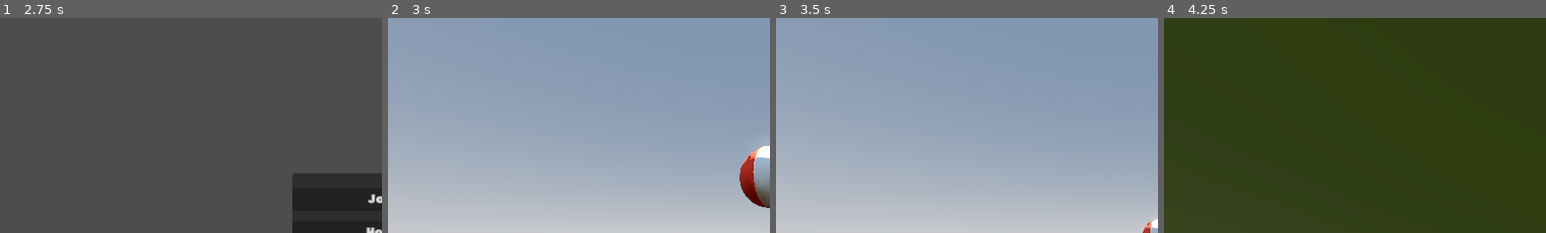
Above: before the commit, frames 1-4 (left to right).
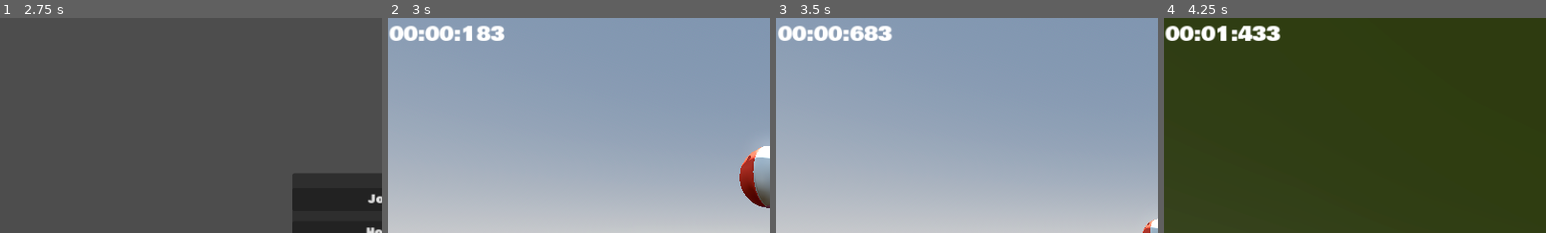
Above: after the commit, the same moments.

Repository: BenStoner/super-not-vr-ball
Game: Godot game, scene res://main.tscn
The game is run twice, just before and just after one commit, with the same random seed, the same clock (stepped at 60 frames per second) and the same inputs.
Inputs (mouse positions are % of the whole screen's width and height, from its top left):
- Up to frame 1 (2.75 s): click "Play" at 0.5 s; tap Enter (ui_accept) at 1.25, 2 s; move the mouse to (72, 45) at 1.27 s; hold D (move_right) 1.28-2.03 s; tap Space (jump) at 1.35, 1.52, 1.82, 2.1, 2.27, 2.57 s; move the mouse to (30, 55) at 2.02 s; hold Shift (brake) from 2.03 s (still down)
- Up to frame 2 (3 s): release Shift (brake) at 2.75 s; click "Host" at 2.75 s
- Up to frame 3 (3.5 s): no input
- Up to frame 4 (4.25 s): move the mouse to (52, 48) at 3.52 s; hold W (move_forward) from 3.53 s (still down); tap Space (jump) at 3.6 s
The pictures show only the part of the screen within x 0-50%, y 0-50%; the shares and areas given below are measured in that part.

Frame 1 is identical in both runs. In frame 2, 1.5% of the frame differs, in the area x 0-31%, y 3-11%; in frame 3, 1.6%; in frame 4, 1.6%.
Error in both runs: Assertion failed: UPNP Discover Failed! Error 24 (res://main.gd:73)

Commit message:
added countdown timer and stopwatch

Diff:
--- /dev/null
+++ b/Autoloads/Timer.gd
@@ -0,0 +1,33 @@
+extends Label
+
+var time = 0
+var timer_on = false
+
+
+func _ready() -> void:
+	hide()
+
+
+func _process(delta):
+	if(timer_on):
+		time += delta
+
+	var mils = fmod(time,1)*1000
+	var secs = fmod(time,60)
+	var mins = fmod(time, 60*60) / 60
+
+	var time_passed = "%02d:%02d:%03d" % [mins,secs,mils]
+	text = time_passed# + " : " + var2str(time)
+
+
+func start():
+	show()
+	timer_on = true
+
+
+func stop():
+	timer_on = false
+
+
+func reset():
+	time = 0
--- /dev/null
+++ b/Autoloads/count_down_timer.gd
@@ -0,0 +1,44 @@
+extends Label
+
+
+func _unhandled_input(event: InputEvent) -> void:
+	if Input.is_action_just_pressed("brake"):
+		countdown()
+
+
+func countdown():
+	var tween = create_tween().set_ease(Tween.EASE_IN_OUT).set_trans(Tween.TRANS_QUART)
+	tween.set_parallel(true)
+	tween.tween_property(self, "scale", Vector2(1.2, 1.2), 0.5)
+	tween.tween_property(self, "rotation_degrees", -15, 0.4)
+	await tween.finished
+	var tween2 = create_tween().set_ease(Tween.EASE_IN_OUT).set_trans(Tween.TRANS_QUART)
+	tween2.set_parallel(true)
+	tween2.tween_property(self, "scale", Vector2.ZERO, 0.5)
+	tween2.tween_property(self, "rotation_degrees", 0, 0.4)
+
+	await tween2.finished
+	text = "2"
+	add_theme_color_override("font_color", Color("dfac3d"))
+	var tween3 = create_tween().set_ease(Tween.EASE_IN_OUT).set_trans(Tween.TRANS_QUART)
+	tween3.set_parallel(true)
+	tween3.tween_property(self, "scale", Vector2(1.3, 1.3), 0.5)
+	tween3.tween_property(self, "rotation_degrees", 5, 0.4)
+	await tween3.finished
+	var tween4 = create_tween().set_ease(Tween.EASE_IN_OUT).set_trans(Tween.TRANS_QUART)
+	tween4.set_parallel(true)
+	tween4.tween_property(self, "scale", Vector2.ZERO, 0.5)
+	tween4.tween_property(self, "rotation_degrees", 0, 0.4)
+
+	await tween4.finished
+	text = "1"
+	add_theme_color_override("font_color", Color("f35b75"))
+	var tween5 = create_tween().set_ease(Tween.EASE_IN_OUT).set_trans(Tween.TRANS_QUART)
+	tween5.set_parallel(true)
+	tween5.tween_property(self, "scale", Vector2(1.4, 1.4), 0.5)
+	tween5.tween_property(self, "rotation_degrees", -3, 0.4)
+	await tween5.finished
+	var tween6 = create_tween().set_ease(Tween.EASE_IN_OUT).set_trans(Tween.TRANS_QUART)
+	tween6.set_parallel(true)
+	tween6.tween_property(self, "scale", Vector2.ZERO, 0.5)
+	tween6.tween_property(self, "rotation_degrees", 0, 0.4)
--- /dev/null
+++ b/Autoloads/count_down_timer.tscn
@@ -0,0 +1,26 @@
+[gd_scene load_steps=3 format=3 uid="uid://gujkox1k7a36"]
+
+[ext_resource type="Theme" uid="uid://dewnqb7qh5lbm" path="res://Menus/MainTheme.tres" id="1_6g8u8"]
+[ext_resource type="Script" path="res://Autoloads/count_down_timer.gd" id="2_eek6g"]
+
+[node name="CountDownTimer" type="Label"]
+anchors_preset = 8
+anchor_left = 0.5
+anchor_top = 0.5
+anchor_right = 0.5
+anchor_bottom = 0.5
+offset_left = -20.0
+offset_top = -33.5
+offset_right = 20.0
+offset_bottom = 33.5
+grow_horizontal = 2
+grow_vertical = 2
+scale = Vector2(2.08165e-12, 2.08165e-12)
+pivot_offset = Vector2(19.274, 32.956)
+theme = ExtResource("1_6g8u8")
+theme_override_colors/font_color = Color(0.32549, 0.678431, 0.443137, 1)
+theme_override_font_sizes/font_size = 40
+text = "3"
+horizontal_alignment = 1
+vertical_alignment = 1
+script = ExtResource("2_eek6g")
--- /dev/null
+++ b/Autoloads/timer.tscn
@@ -0,0 +1,13 @@
+[gd_scene load_steps=3 format=3 uid="uid://dv8v8nhoooppa"]
+
+[ext_resource type="Script" path="res://Autoloads/Timer.gd" id="1_fyvuh"]
+[ext_resource type="Theme" uid="uid://dewnqb7qh5lbm" path="res://Menus/MainTheme.tres" id="1_h6ynx"]
+
+[node name="Timer" type="Label"]
+offset_right = 179.0
+offset_bottom = 29.0
+theme = ExtResource("1_h6ynx")
+theme_override_font_sizes/font_size = 30
+text = "393.116666666638"
+horizontal_alignment = 1
+script = ExtResource("1_fyvuh")
--- a/main.gd
+++ b/main.gd
@@ -86,6 +86,7 @@
 func start_game():
 	if multiplayer.is_server():
 		change_level(0)
+		RaceTimer.start()
 
 
 func change_level(to: int):
--- a/main.tscn
+++ b/main.tscn
@@ -19,6 +19,7 @@
 glow_enabled = true
 
 [node name="Main" type="Node3D"]
+process_mode = 3
 script = ExtResource("1_goyri")
 main_menu = ExtResource("2_ml0ej")
 levels = Array[PackedScene]([ExtResource("3_qv7ph"), ExtResource("4_52d82")])
--- a/project.godot
+++ b/project.godot
@@ -14,6 +14,10 @@
 run/main_scene="res://main.tscn"
 config/features=PackedStringArray("4.0", "Mobile")
 config/icon="res://icon.svg"
+
+[autoload]
+
+RaceTimer="*res://Autoloads/timer.tscn"
 
 [display]
 
